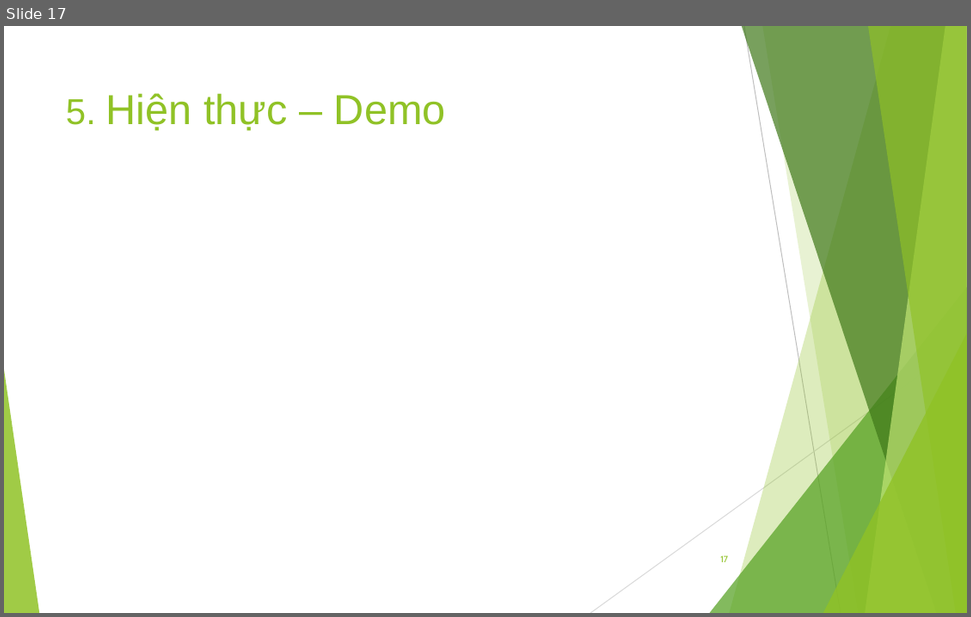
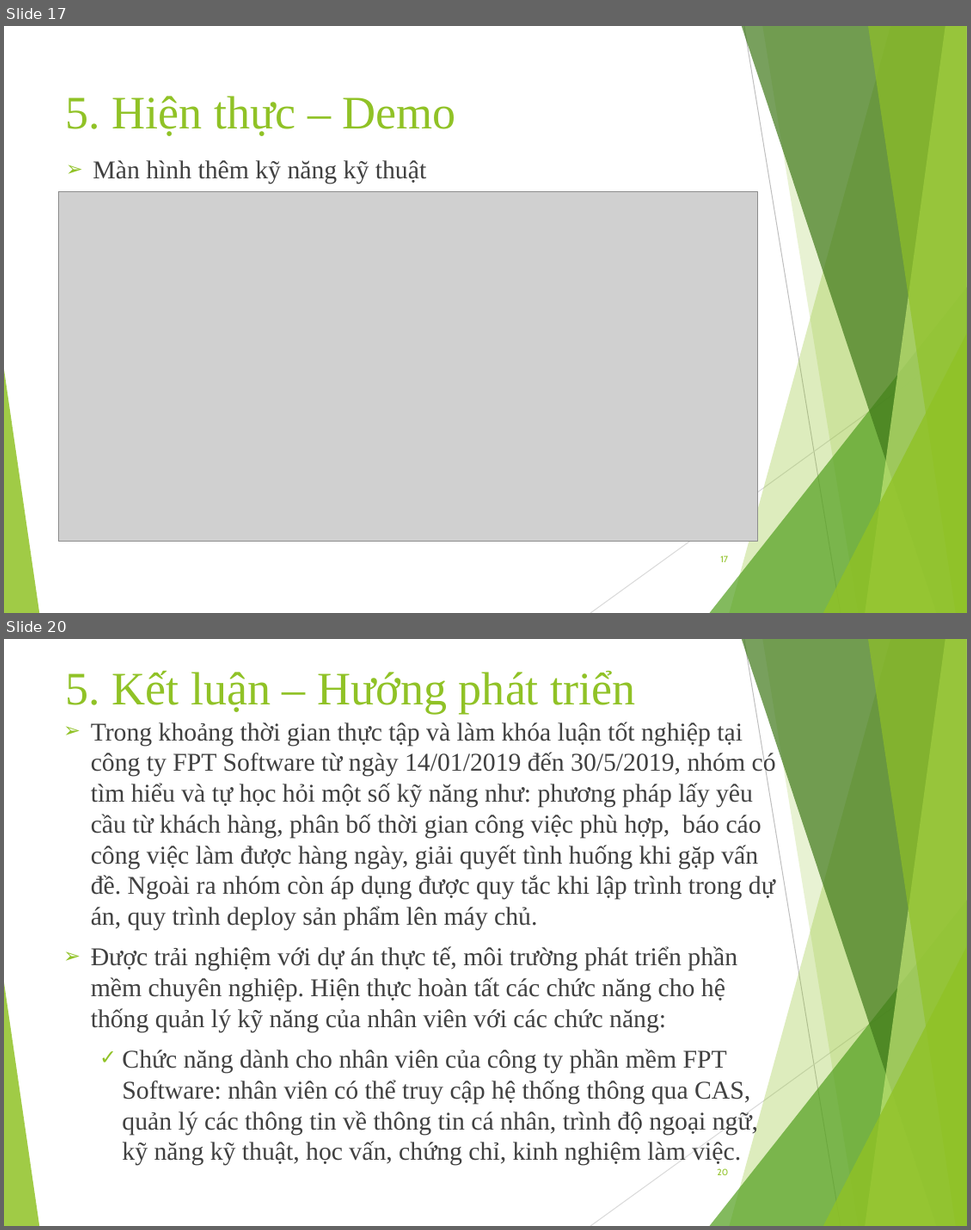
Before and after one commit to andy3520/intern-final-doc, a slide deck: doc/DOANTOTNGIEP.pptx. Shown one above the other, each under a label of ours: slide 17 before the commit, slides 17 and 20 after it; the slides between them are not shown. The pictures are 971x617 and 971x1230 pixels, drawn with LibreOffice and Linux fonts; fonts in the diff are those of the drawing; grey boxes stand for pictures. Boxes give left, top, right and bottom in pixels: in the first picture for what was removed or moved away, otherwise in the second. Text is boxed around its words. In the diff, an @@ line names an element or a change of style, - is before the commit and + after.

```diff
--- a/doc/DOANTOTNGIEP.pptx
+++ b/doc/DOANTOTNGIEP.pptx
@@ slide 20 added at <box>4,639,967,1226</box>, background #FFFFFF; not listed: 10 template elements that a slide beside it also shows @@
@@ title added at <box>66,670,635,713</box>, 40 pt, text #90C226 @@
+5. Kết luận – Hướng phát triển
@@ text added at <box>91,722,776,1164</box>, 22 pt, text #404040 @@
+➢ Trong khoảng thời gian thực tập và làm khóa luận tốt nghiệp tại công ty FPT Software từ ngày 14/01/2019 đến 30/5/2019, nhóm có tìm hiểu và tự học hỏi một số kỹ năng như: phương pháp lấy yêu cầu từ khách hàng, phân bố thời gian công việc phù hợp, báo cáo công việc làm được hàng ngày, giải quyết tình huống khi gặp vấn đề. Ngoài ra nhóm còn áp dụng được quy tắc khi lập trình trong dự án, quy trình deploy sản phẩm lên máy chủ.
+➢ Được trải nghiệm với dự án thực tế, môi trường phát triển phần mềm chuyên nghiệp. Hiện thực hoàn tất các chức năng cho hệ thống quản lý kỹ năng của nhân viên với các chức năng:
+  ✓ Chức năng dành cho nhân viên của công ty phần mềm FPT Software: nhân viên có thể truy cập hệ thống thông qua CAS, quản lý các thông tin về thông tin cá nhân, trình độ ngoại ngữ, kỹ năng kỹ thuật, học vấn, chứng chỉ, kinh nghiệm làm việc.
@@ page number added at <box>717,1168,728,1175</box>, 7.8 pt, text #90C226 @@
+20
@@ slide 17 changed as well @@
@@ title "5. Hiện thực – Demo" at <box>66,96,456,136</box>: size 31.1 to 40 pt in "5."; size 36 to 40 pt in "Hiện thực – Demo"; font Arial to Times New Roman @@
@@ text added at <box>93,160,426,183</box>, 22 pt, text #404040 @@
+➢ Màn hình thêm kỹ năng kỹ thuật
@@ picture added at <box>58,191,758,540</box> @@
```
Also in this commit, not shown: 10 other slides changed, 12 other slides added, 9 slides removed.
